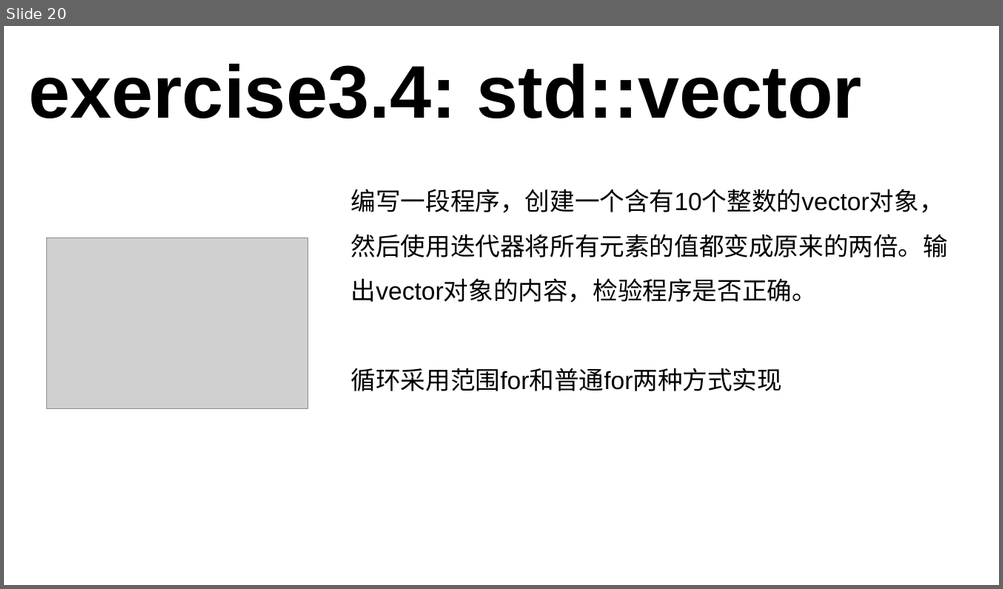
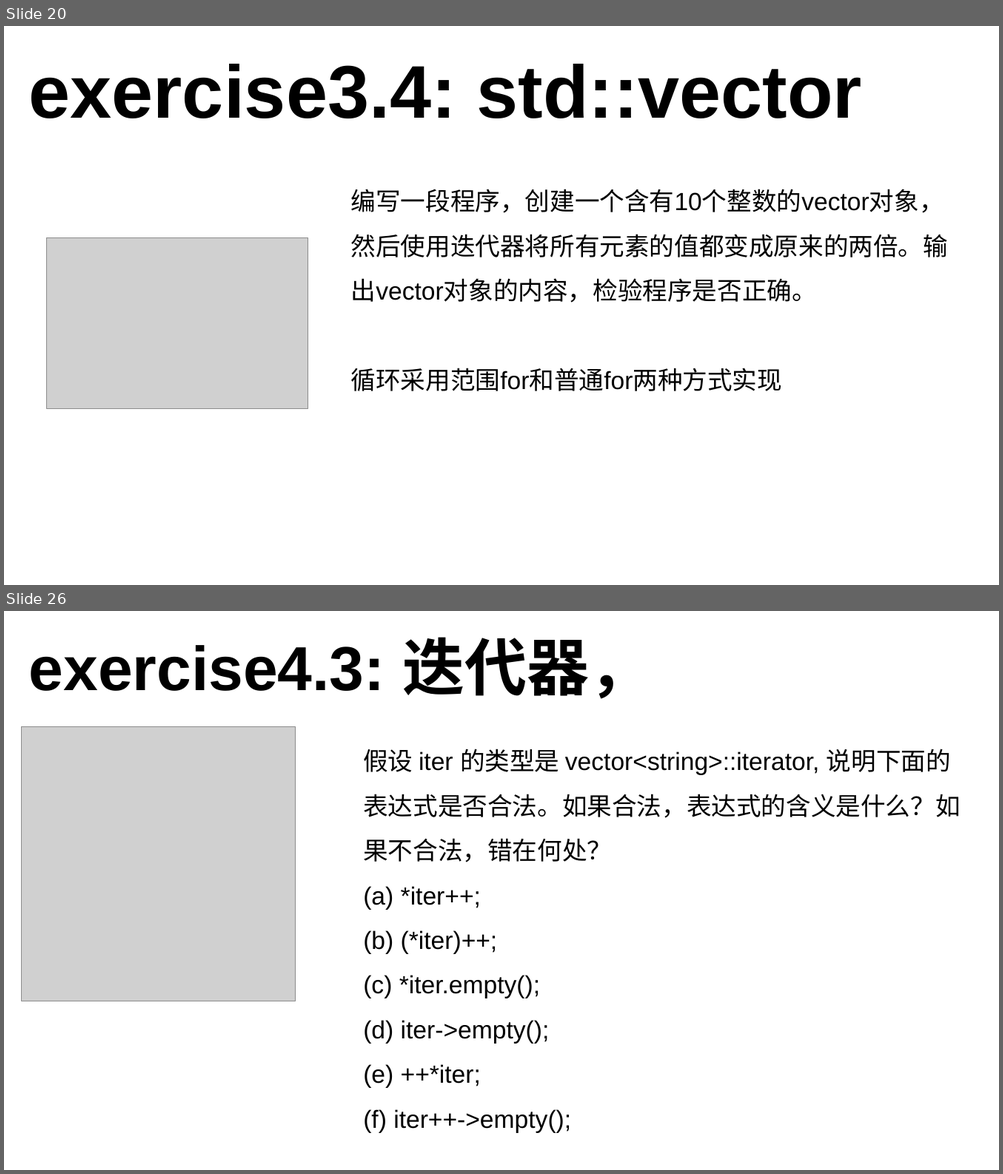
Before and after one commit to 3417725275/CPP_Study, a slide deck: C++课件.pptx. Shown one above the other, each under a label of ours: slide 20 before the commit, slides 20 and 26 after it; the slides between them are not shown. The pictures are 1003x589 and 1003x1174 pixels, drawn with LibreOffice and Linux fonts; fonts in the diff are those of the drawing; grey boxes stand for pictures. Boxes give left, top, right and bottom in pixels: in the first picture for what was removed or moved away, otherwise in the second. Text is boxed around its words. In the diff, an @@ line names an element or a change of style, - is before the commit and + after.

```diff
--- a/C++课件.pptx
+++ b/C++课件.pptx
@@ slide 26 added at (x1=4, y1=611, x2=999, y2=1170), background #FFFFFF @@
@@ text added at (x1=29, y1=637, x2=651, y2=699), 60 pt, text #000000, bold @@
+exercise4.3: 迭代器，
@@ picture added at (x1=22, y1=727, x2=296, y2=1001) @@
@@ text added at (x1=363, y1=749, x2=959, y2=1133), 24 pt, text #000000 @@
+假设 iter 的类型是 vector<string>::iterator, 说明下面的表达式是否合法。如果合法，表达式的含义是什么？如果不合法，错在何处？
+(a) *iter++;
+(b) (*iter)++;
+(c) *iter.empty();
+(d) iter->empty();
+(e) ++*iter;
+(f) iter++->empty();
```
Also in this commit, not shown: 3 slides changed, 8 other slides added, 1 slide removed, 1 other file.
